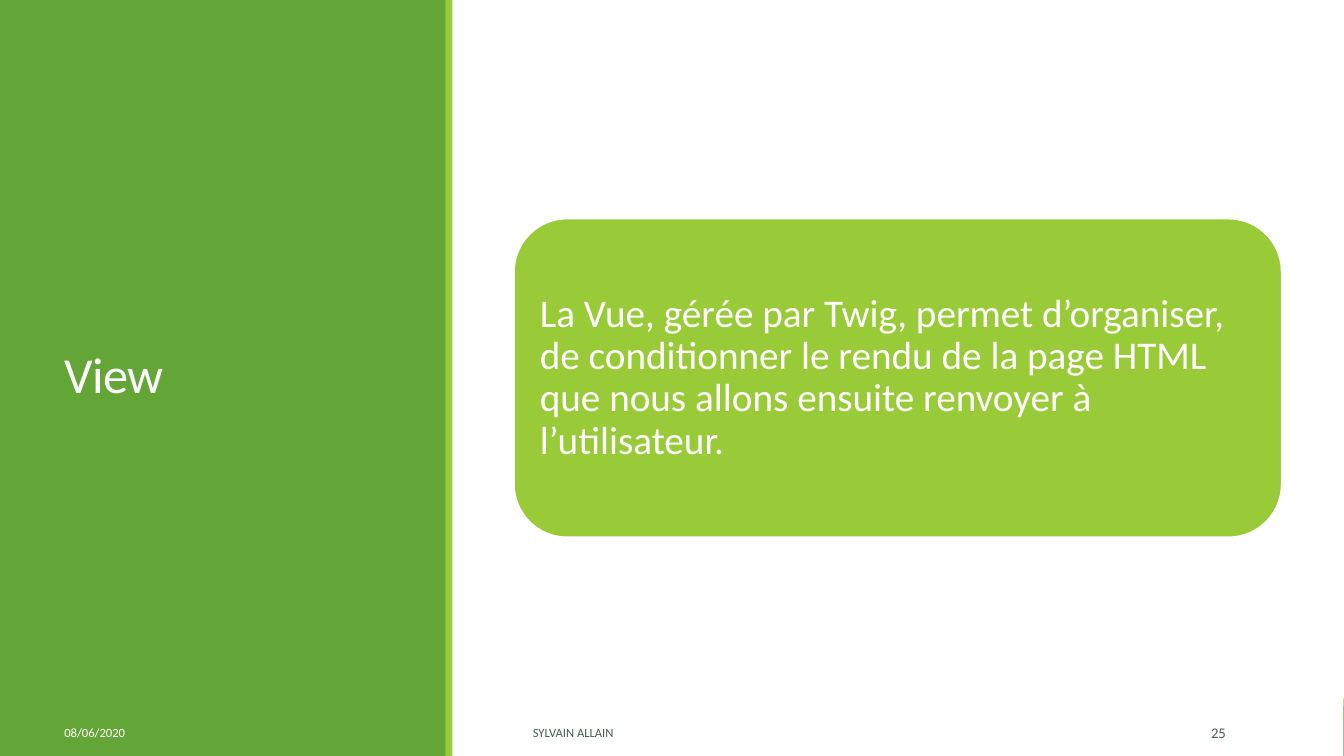
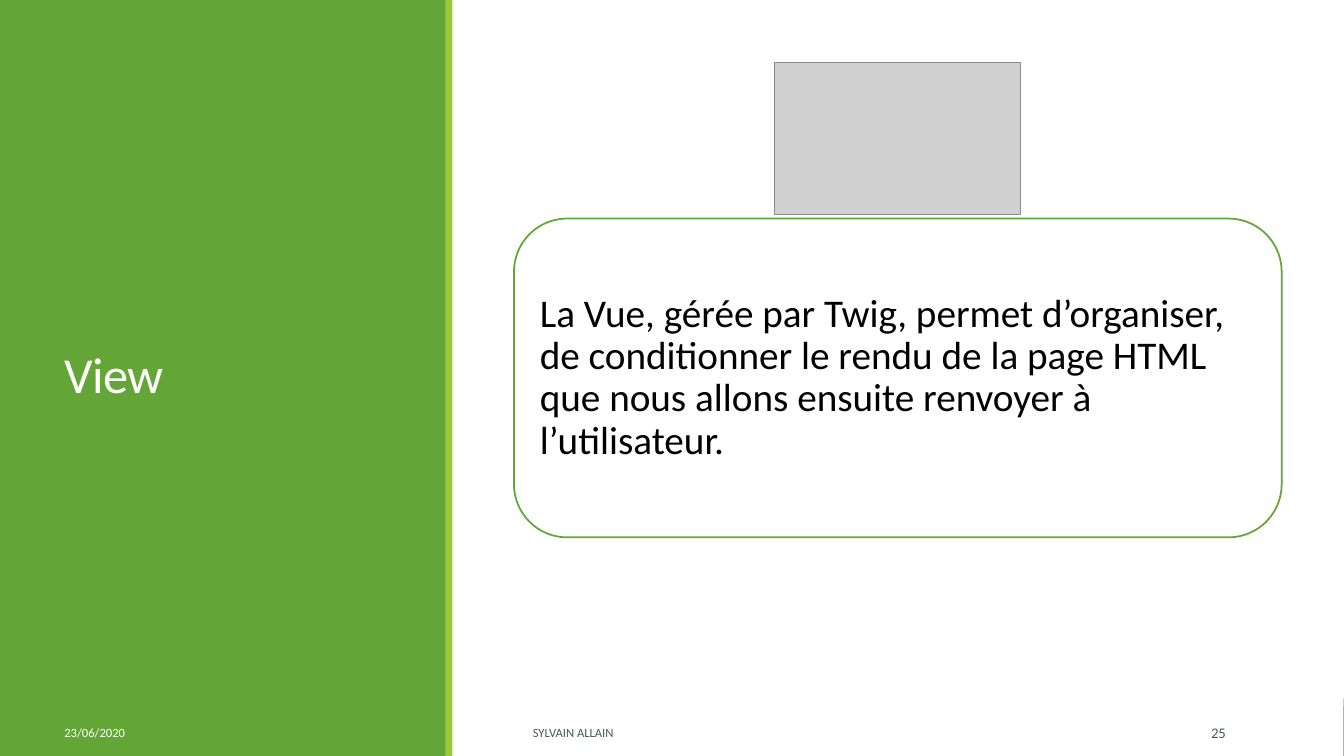
Before and after one commit to S2LF/ProjetPro, a slide deck: slide 25 of ProjetTof’Box.pptx. Drawn at 1344x756 pixels with LibreOffice and Linux fonts; fonts in the diff are those of the drawing; grey boxes stand for pictures. Boxes give left, top, right and bottom in pixels: in the first picture for what was removed or moved away, otherwise in the second. Text is boxed around its words. In the diff, an @@ line names an element or a change of style, - is before the commit and + after.

```diff
--- a/ProjetTof’Box.pptx
+++ b/ProjetTof’Box.pptx
@@ picture added at box(775, 63, 1021, 216) @@
@@ rounded rectangle at box(514, 219, 1282, 537): fill #99CB38 to #FFFFFF; outline #FFFFFF 1.25 pt to #63A537 1.25 pt @@
@@ text "La Vue, gérée par Twig, ..." at box(540, 299, 1224, 455): text colour #FFFFFF to #000000 @@
@@ text at box(64, 728, 125, 738): text changed @@
-08/06/2020
+23/06/2020
```
Also in this commit, not shown: 28 other slides changed, 1 slide added, 14 other files.
